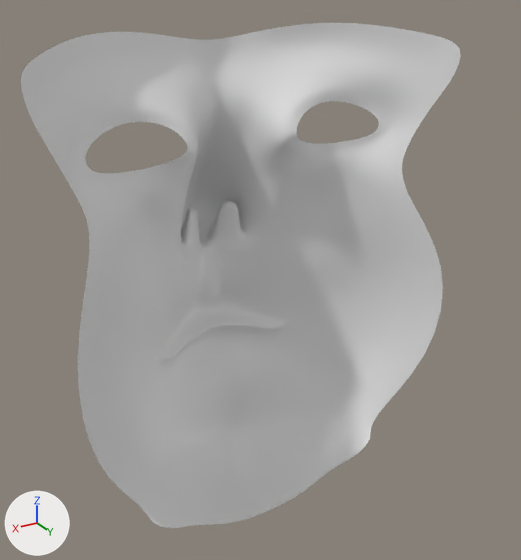
A saved change to the Blender file BlendFilesForUnity/B_CharacterModel.blend.
The view is the same before and after, from a 50 mm lens placed at (1.85, 3.98, 1.01), pointed at (-0.11, 0.72, -0.62). The lights are fixed; the arrows at lower left show +X, +Y and +Z. The same objects are shown in both versions, whatever each file hides.
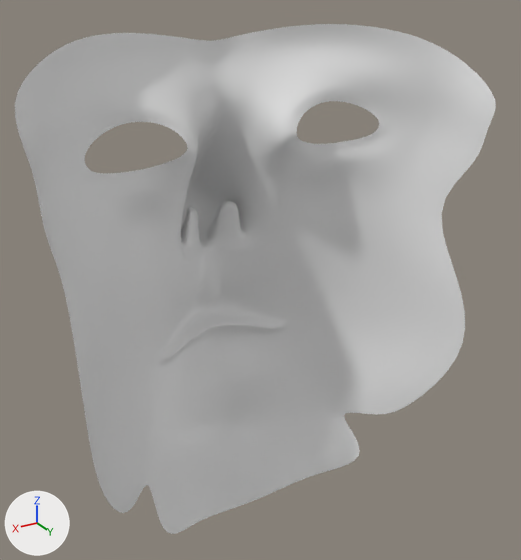
Location of each change, (x1, y1, x2, y2) in pixels of the pictures (521 x 560 px):
'Plane', reshaped (9% wider): before (21, 23, 461, 528); after (15, 24, 496, 534)

The change, as a list of edits to the scene's bpy script:
```text
Change me_plane_001:
    used by ob_plane; location = (0.0, 0.455, 0.0); rotation_euler = (1.571, 0.0, 0.0), in degrees (90, 0, 0); scale = (0.244, 0.244, 0.244)
    remove me_plane_001.from_pydata(...)  # 226 vertices, 200 faces; spans x 0.0..4.87, y -8.68..3.07, z -3.01..1.83
    add me_plane_001.from_pydata(...)  # 230 vertices, 203 faces; spans x 0.0..5.05, y -8.55..3.04, z -3.8..1.99
    me_plane_001 part 1
    11 vertices are removed from x 2.55..4.87, y -7.58..2.63, z -2.56..-1.25
    17 faces are deleted
    12 vertices in x 0.0..1.89, y -7.23..0.22, z -0.93..0.39 move by (0.0, 0.0, 0.01)
    4 vertices in x 0.71..1.71, y -6.98..0.12, z -0.95..-0.02 move by (0.0, 0.0, 0.02)
    4 vertices in x 1.69..2.09, y -5.48..-3.2, z -0.45..-0.11 move by (0.01, 0.0, 0.01)
    70 vertices move from x 0.0..4.69, y -8.68..3.07, z -3.01..0.3 to x 0.0..4.67, y -8.55..3.04, z -3.8..0.29
    15 vertices are added at x 2.73..5.05, y -7.66..2.23, z -3.59..-1.26
    20 new faces join them
```
